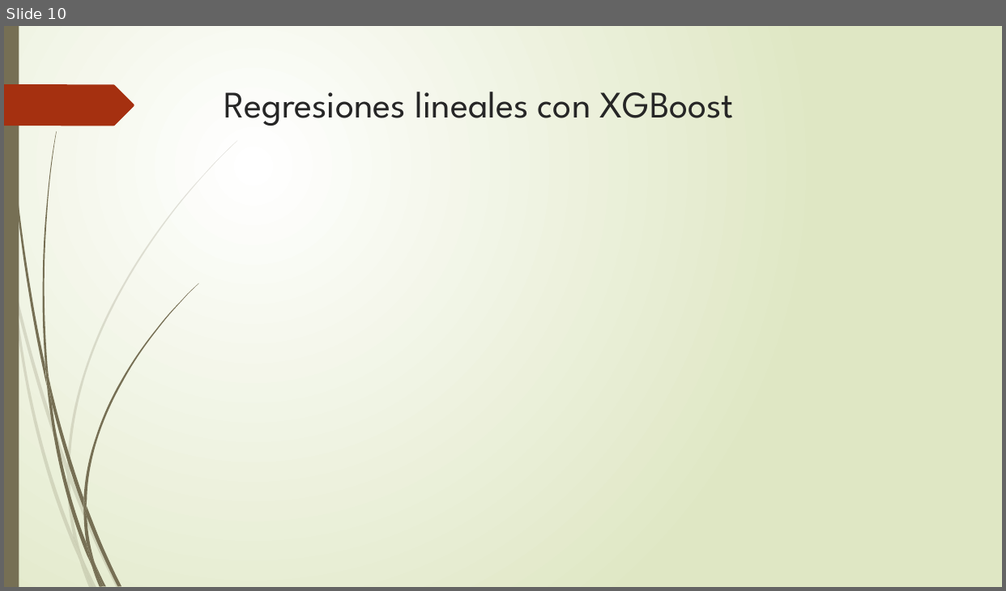
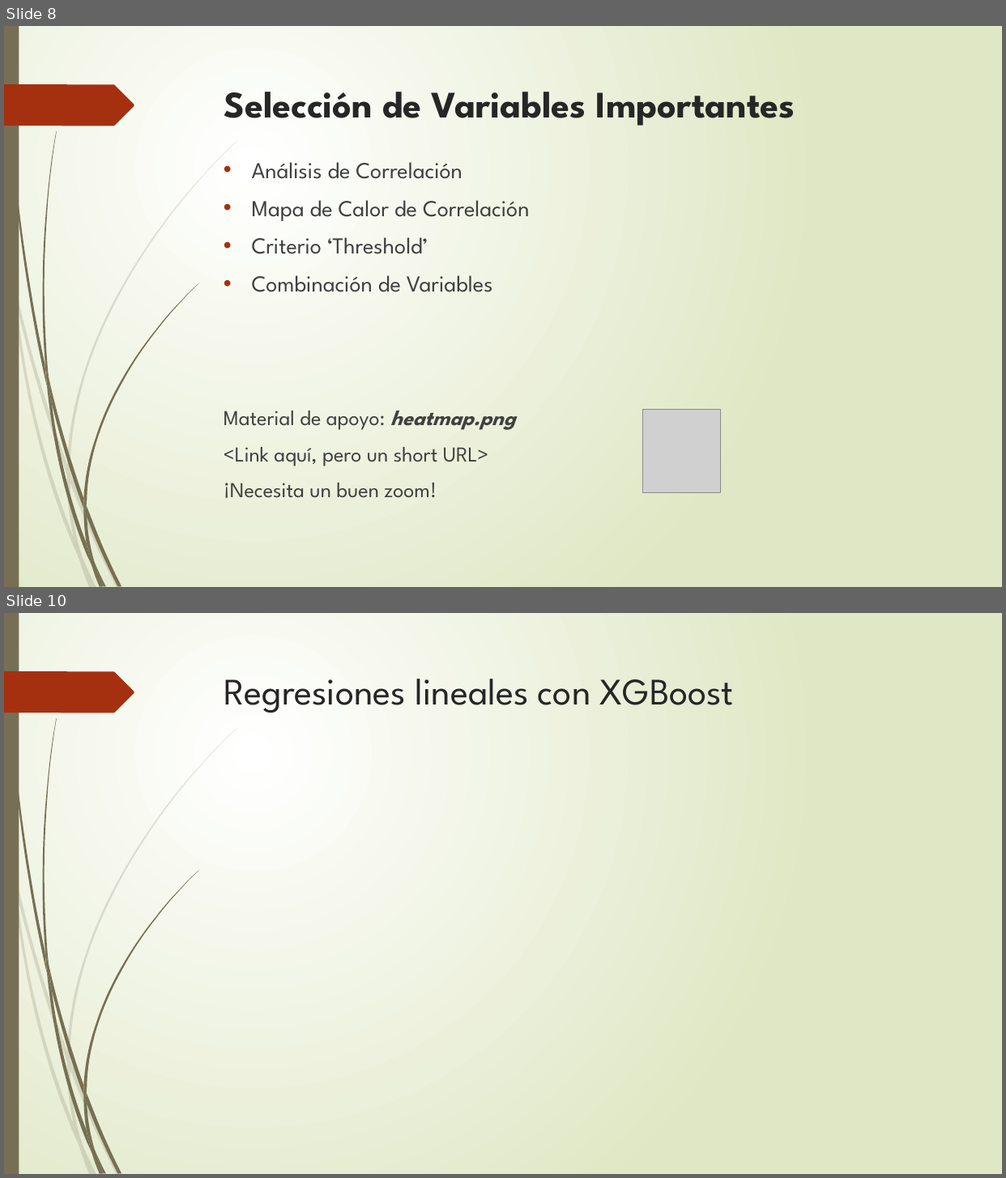
Before and after one commit to corderobot/Kaggle_House-Prices, a slide deck: Docs/House Prices.pptx. Shown one above the other, each under a label of ours: slide 10 before the commit, slides 8 and 10 after it; the slides between them are not shown. The pictures are 1006x591 and 1006x1178 pixels, drawn with LibreOffice and Linux fonts; fonts in the diff are those of the drawing; grey boxes stand for pictures. Boxes give left, top, right and bottom in pixels: in the first picture for what was removed or moved away, otherwise in the second. Text is boxed around its words. In the diff, an @@ line names an element or a change of style, - is before the commit and + after.

```diff
--- a/Docs/House Prices.pptx
+++ b/Docs/House Prices.pptx
@@ slide 8 added at (x1=4, y1=26, x2=1002, y2=587), background gradient #FFFFFF to #DFE8C4; not listed: 24 template elements that a slide beside it also shows @@
@@ title added at (x1=224, y1=92, x2=795, y2=126), 36 pt, text #262626, bold @@
+Selección de Variables Importantes
@@ text added at (x1=252, y1=162, x2=530, y2=292), 22 pt, text #404040 @@
+• Análisis de Correlación
+• Mapa de Calor de Correlación
+• Criterio ‘Threshold’
+• Combinación de Variables
@@ text added at (x1=224, y1=411, x2=515, y2=498), 20.4 pt, text #404040 @@
+Material de apoyo: heatmap.png
+<Link aquí, pero un short URL>
+¡Necesita un buen zoom!
@@ picture added at (x1=643, y1=409, x2=720, y2=493) @@
```
Also in this commit, not shown: 5 slides changed, 8 other slides added, 4 slides removed.
